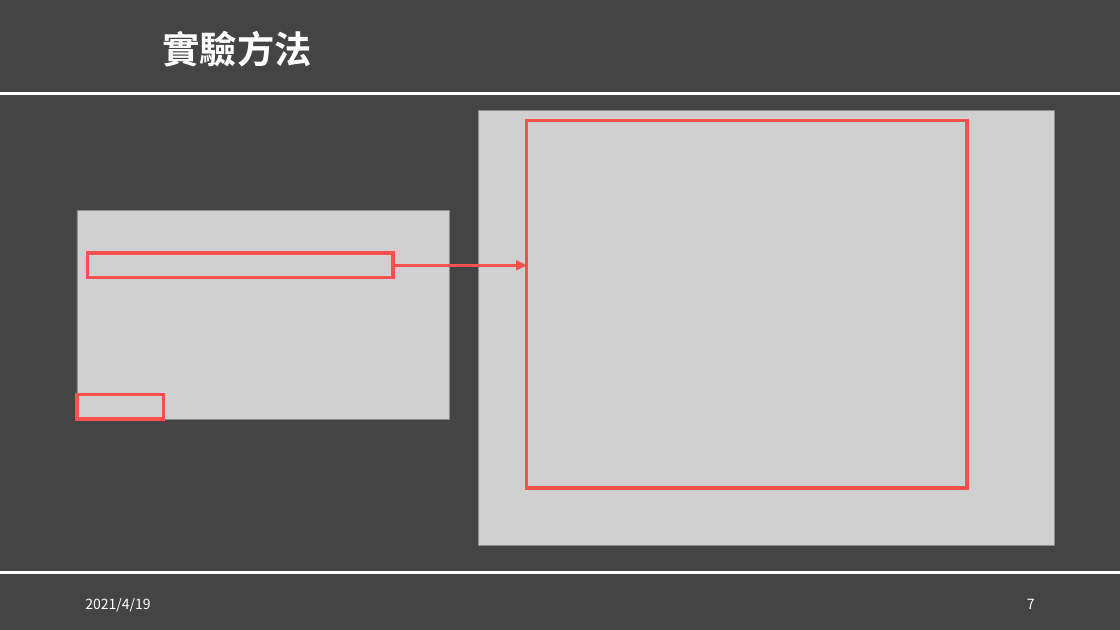
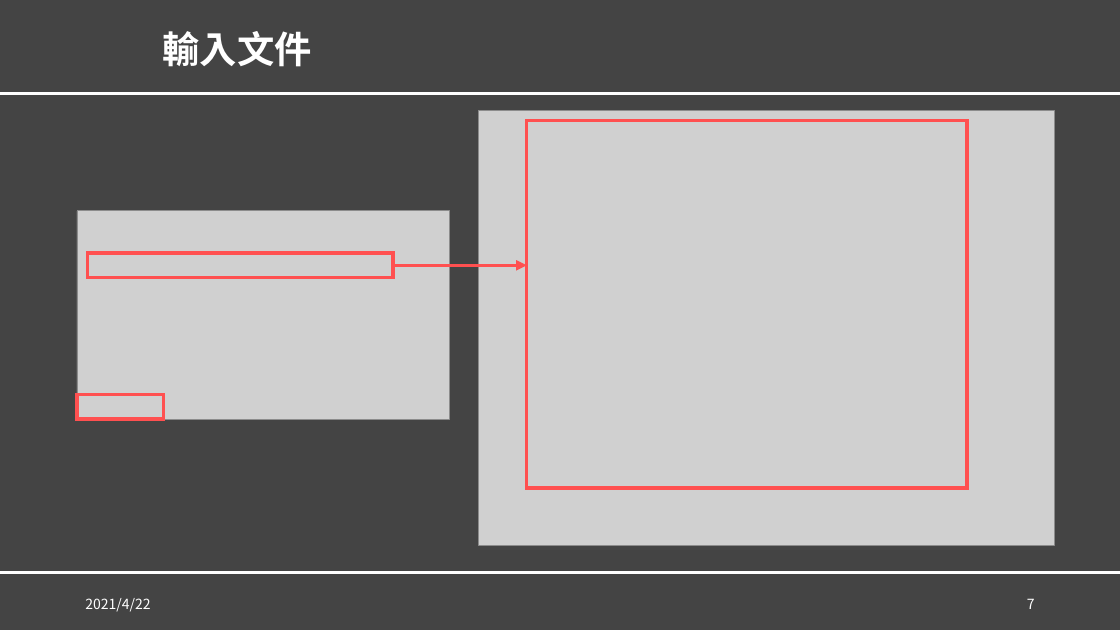
Before and after one commit to YuCheng21/nkust-data-science, a slide deck: slide 7 of Mid-Project/Mid-Project.pptx. Drawn at 1120x630 pixels with LibreOffice and Linux fonts; fonts in the diff are those of the drawing; grey boxes stand for pictures; background and template pictures are left out. Boxes give left, top, right and bottom in pixels: in the first picture for what was removed or moved away, otherwise in the second. Text is boxed around its words. In the diff, an @@ line names an element or a change of style, - is before the commit and + after.

```diff
--- a/Mid-Project/Mid-Project.pptx
+++ b/Mid-Project/Mid-Project.pptx
@@ title at (162, 31, 311, 67): text changed @@
-實驗方法
+輸入文件
@@ text at (85, 598, 150, 612): text changed @@
-2021/4/19
+2021/4/22
```
Also in this commit, not shown: 9 other slides changed.
